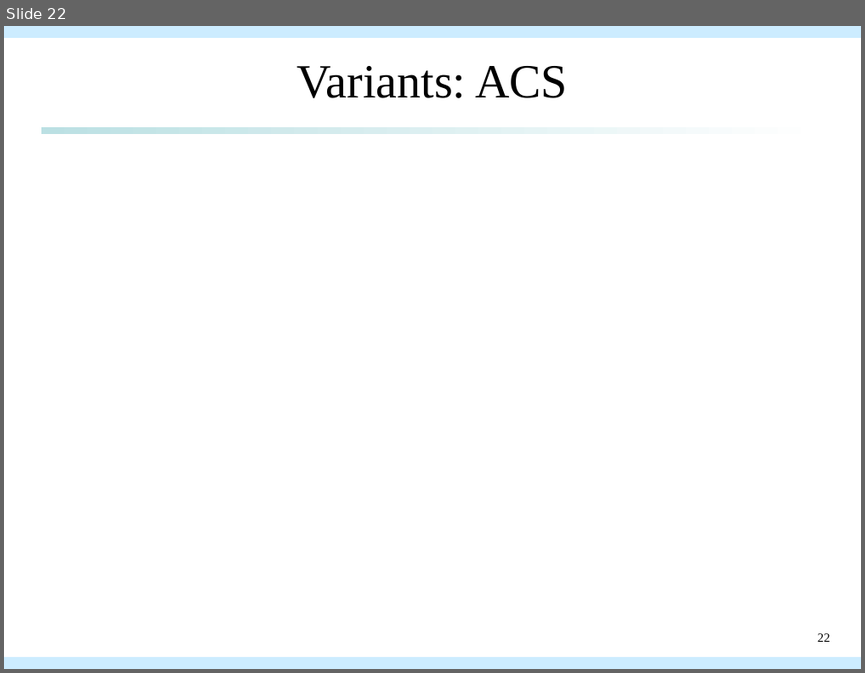
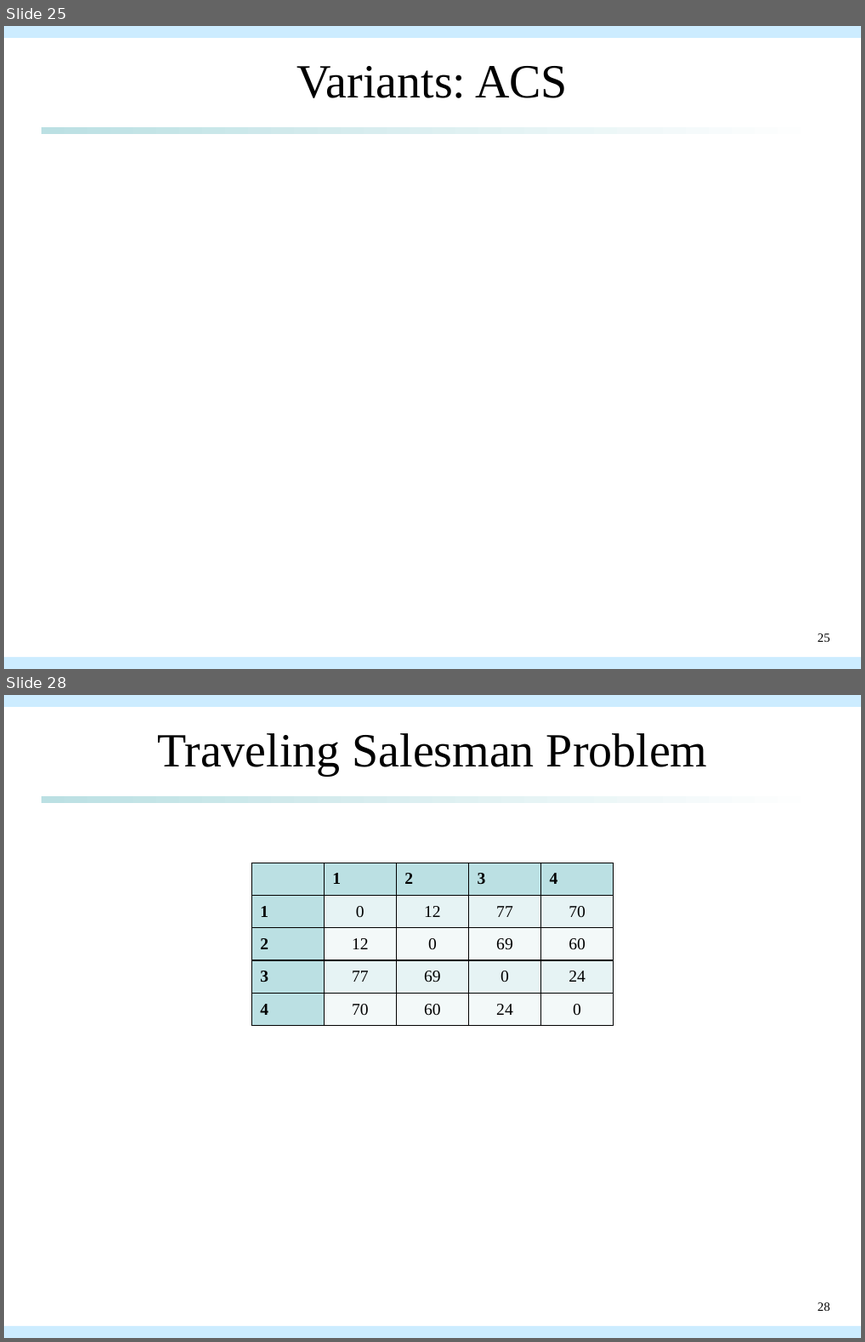
Before and after one commit to qwe8496516/AI_course, a slide deck: AI_presentation/aco_presentation.pptx. Shown one above the other, each under a label of ours: slide 22 before the commit, slides 25 and 28 after it; the slides between them are not shown. The pictures are 865x673 and 865x1342 pixels, drawn with LibreOffice and Linux fonts; fonts in the diff are those of the drawing; grey boxes stand for pictures. Boxes give left, top, right and bottom in pixels: in the first picture for what was removed or moved away, otherwise in the second. Text is boxed around its words. In the diff, an @@ line names an element or a change of style, - is before the commit and + after.

```diff
--- a/AI_presentation/aco_presentation.pptx
+++ b/AI_presentation/aco_presentation.pptx
@@ slide 28 added at [4, 695, 861, 1338], background #FFFFFF; not listed: 3 template elements that a slide beside it also shows @@
@@ title added at [157, 733, 708, 776], 40 pt, text #000000 @@
+Traveling Salesman Problem
@@ table added at [251, 863, 612, 1026], 5 rows, 5 columns @@
+ | 1 | 2 | 3 | 4
+1 | 0 | 12 | 77 | 70
+2 | 12 | 0 | 69 | 60
+3 | 77 | 69 | 0 | 24
+4 | 70 | 60 | 24 | 0
@@ page number added at [817, 1302, 830, 1310], 10.5 pt, text #000000 @@
+28
@@ what was slide 22 is now slide 25 @@
@@ page number at [817, 633, 830, 641]: text changed @@
-22
+25
```
Also in this commit, not shown: 7 slides changed, 7 other slides added, 1 other file.
